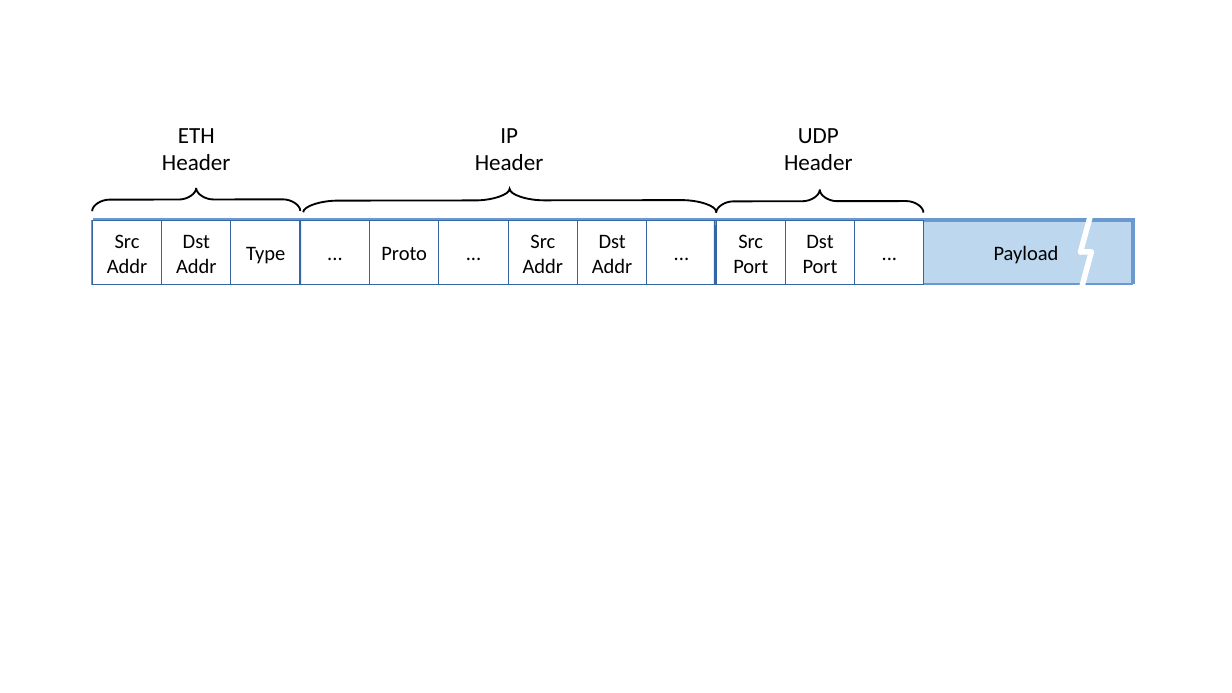
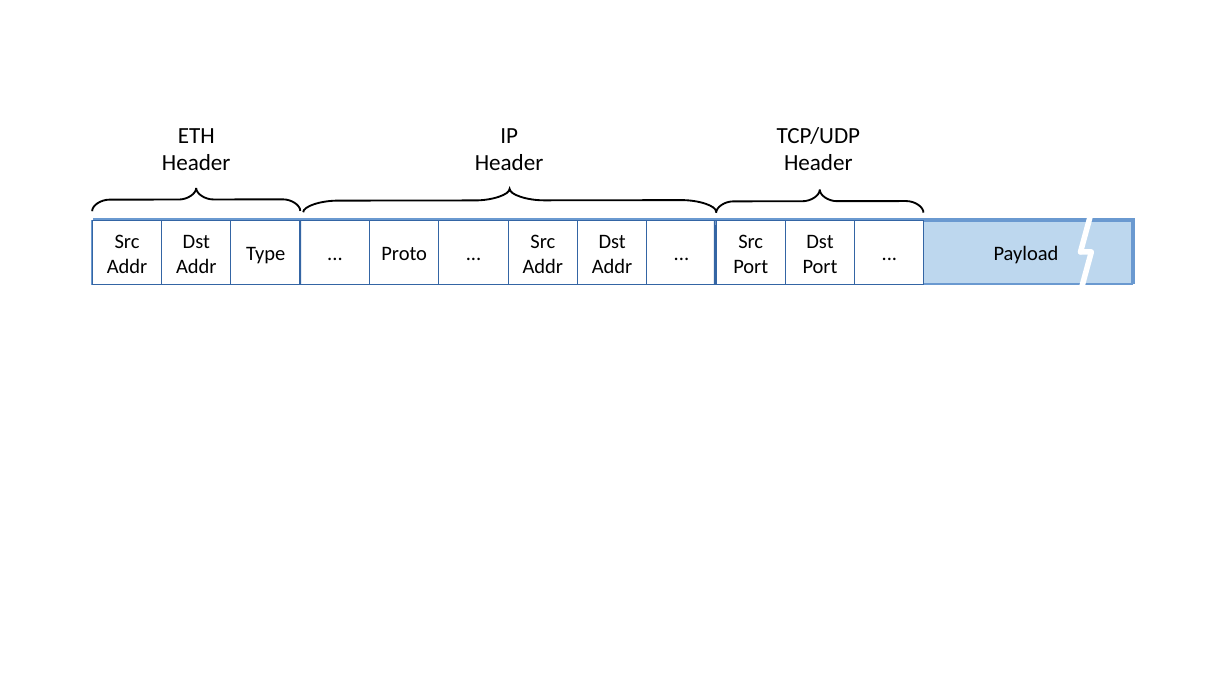
Before and after one commit to SystemsApproach/7E, a slide deck: slide 7 of technology/figures/technology.odp. Drawn at 1232x693 pixels with LibreOffice and Linux fonts; fonts in the diff are those of the drawing. Boxes give left, top, right and bottom in pixels: in the first picture for what was removed or moved away, otherwise in the second. Text is boxed around its words. In the diff, an @@ line names an element or a change of style, - is before the commit and + after.

```diff
--- a/technology/figures/technology.odp
+++ b/technology/figures/technology.odp
@@ text "TCP/UDP": place and size @@
-text "TCP/UDP" at [784,128,853,170]
+text "TCP/UDP" at [777,127,861,170]
@@ text at [777,127,861,144]: text changed @@
-UDP
+TCP/UDP
```
Also in this commit, not shown: 4 other files.
